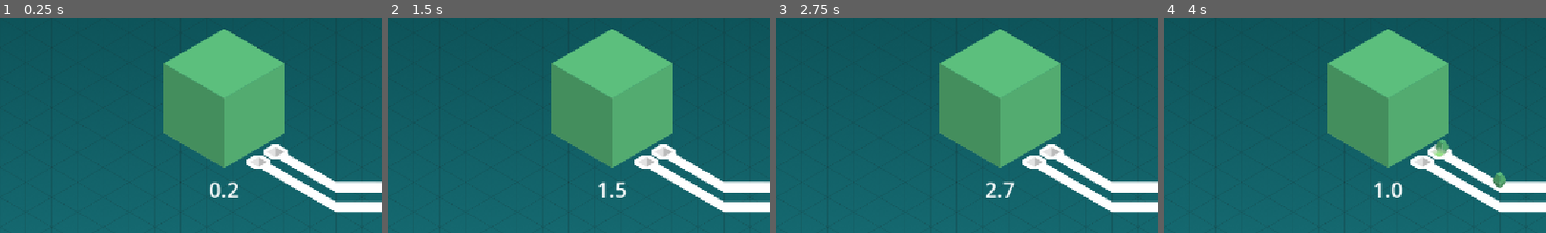
Above: before the commit, frames 1-4 (left to right).
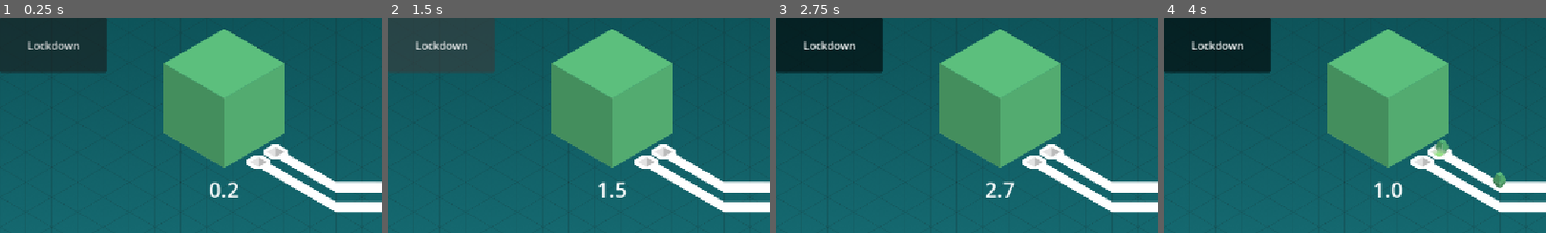
Above: after the commit, the same moments.

Repository: m14n-dev/brackeys2026
Game: Godot game, scene res://arena_2/arena_2.tscn
The game is run twice, just before and just after one commit, with the same random seed, the same clock (stepped at 60 frames per second) and the same inputs. This scene is started directly instead of the project's main scene.
Inputs (mouse positions are % of the whole screen's width and height, from its top left):
- Up to frame 1 (0.25 s): no input
- Up to frame 2 (1.5 s): click (7, 6) at 0.5 s, where only the run after the commit has a clickable "Lockdown"; click (7, 6) at 1.25 s, where only the run after the commit has a clickable "Lockdown"
- Up to frame 3 (2.75 s): click (7, 6) at 2 s, where only the run after the commit has a clickable "Lockdown"
- Up to frame 4 (4 s): move the mouse to (36, 31) at 2.77 s; click (36, 31) at 2.92 s; move the mouse to (68, 31) at 3.52 s; click (68, 31) at 3.67 s
The pictures show only the part of the screen within x 0-50%, y 0-50%; the shares and areas given below are measured in that part.

The runs differ from the first frame. In frame 1, 7.2% of the frame differs, in the area x 0-28%, y 0-26%; in frame 2, 6.8%; in frame 3, 7.2%; in frame 4, 7.2%.

Commit message:
Basic power functionality
Added a parent class for power buttons, as well as a basic example of the lockdown power

Diff:
--- a/trust-no-one/arena_2/arena_2.tscn
+++ b/trust-no-one/arena_2/arena_2.tscn
@@ -6,6 +6,7 @@
 [ext_resource type="Texture2D" uid="uid://cs0n45qvyq32h" path="res://arena_2/connection_1_to_2.png" id="4_agy5j"]
 [ext_resource type="Texture2D" uid="uid://cn6mb8s5tqrae" path="res://arena_2/connection_1_to_3.png" id="5_bmjv0"]
 [ext_resource type="Texture2D" uid="uid://bafxjfvvr7o2a" path="res://arena_2/connection_2_to_3.png" id="6_e3ww1"]
+[ext_resource type="PackedScene" uid="uid://dx27omxdqacou" path="res://special_powers/lockdown/lockdown_power.tscn" id="7_w4y6r"]
 
 [sub_resource type="Curve2D" id="Curve2D_agy5j"]
 _data = {
@@ -59,7 +60,6 @@
 position = Vector2(857, 121)
 growth = 1.5
 color = Color(0.39, 1, 0.9491666, 1)
-player_owned = false
 
 [node name="conn_1_to_3" parent="." unique_id=70217481 node_paths=PackedStringArray("point_a", "point_b") instance=ExtResource("3_gmqf0")]
 point_a = NodePath("../server1")
@@ -103,7 +103,8 @@
 position = Vector2(857, 451)
 growth = 1.5
 color = Color(0.9595035, 0.8219891, 0.6009722, 1)
-player_owned = false
+
+[node name="BasePower" parent="." unique_id=1298012714 instance=ExtResource("7_w4y6r")]
 
 [editable path="conn_1_to_2"]
 [editable path="conn_1_to_3"]
--- a/trust-no-one/project.godot
+++ b/trust-no-one/project.godot
@@ -15,6 +15,10 @@
 config/features=PackedStringArray("4.7", "GL Compatibility")
 run/max_fps=300
 config/icon="res://icon.svg"
+
+[autoload]
+
+SignalBus="*uid://cy4gmy70qjnwb"
 
 [display]
 
--- a/trust-no-one/server/Server.gd
+++ b/trust-no-one/server/Server.gd
@@ -18,14 +18,16 @@
 @export var player_owned: bool = false
 
 var ports: Array[Port] = []
+@export var click_area: Area2D
 
 var lockdown: bool = false # Powers can lock down servers, preventing them from sending/receiving packages
+var lockdown_duration: float = 0
 var production_pause: bool = false # Powers can stop production temporarily
 var production_increase: bool = false # Powers can boost production temporarily
 
 # Called when the node enters the scene tree for the first time.
 func _ready():
-	pass
+	click_area.input_event.connect(click_input_event)
 
 # Called every frame. 'delta' is the elapsed time since the previous frame.
 func _process(delta):
@@ -35,6 +37,11 @@
 	if !production_pause:
 		var production_multiplier: float = 2 if production_increase else 1
 		power += growth * production_multiplier * delta
+
+	if(lockdown):
+		lockdown_duration -= delta
+		if(lockdown_duration <= 0):
+			lockdown = false
 
 func add_port(port: Port):
 	self.ports.append(port)
@@ -50,3 +57,9 @@
 			self.player_owned = package.player_owned
 			for port in self.ports:
 				port.online = false
+
+func click_input_event(viewport, event, shape_idx):
+	if event is InputEventMouseButton:
+		event = event as InputEventMouseButton
+		if event.button_index == MOUSE_BUTTON_LEFT and event.pressed:
+			SignalBus.server_clicked.emit(self)
--- a/trust-no-one/server/server.tscn
+++ b/trust-no-one/server/server.tscn
@@ -3,10 +3,13 @@
 [ext_resource type="Script" uid="uid://d2yrkep0baped" path="res://server/Server.gd" id="1_0wvpq"]
 [ext_resource type="Texture2D" uid="uid://bi6u3ke4g3li6" path="res://server/sprite.png" id="2_u3pyk"]
 
-[node name="Node2D" type="Node2D" unique_id=1404967565]
+[sub_resource type="CircleShape2D" id="CircleShape2D_0wvpq"]
+radius = 107.0
+
+[node name="Node2D" type="Node2D" unique_id=1404967565 node_paths=PackedStringArray("click_area")]
 script = ExtResource("1_0wvpq")
 growth = 1.0
-player_owned = null
+click_area = NodePath("Area2D")
 
 [node name="Sprite" type="Sprite2D" parent="." unique_id=421985702]
 texture = ExtResource("2_u3pyk")
@@ -20,3 +23,8 @@
 text = "0"
 horizontal_alignment = 1
 vertical_alignment = 1
+
+[node name="Area2D" type="Area2D" parent="." unique_id=1368191814]
+
+[node name="CollisionShape2D" type="CollisionShape2D" parent="Area2D" unique_id=834695774]
+shape = SubResource("CircleShape2D_0wvpq")
--- /dev/null
+++ b/trust-no-one/special_powers/base_power.gd
@@ -0,0 +1,32 @@
+class_name BasePower
+extends Node2D
+
+@export var button: Button
+
+var currently_selected: bool = false;
+
+# Called when the node enters the scene tree for the first time.
+func _ready() -> void:
+	button.pressed.connect(on_this_button_pressed)
+	SignalBus.button_pressed.connect(on_any_button_pressed)
+
+func on_this_button_pressed():
+	SignalBus.button_pressed.emit(self)
+
+	if(!currently_selected):
+		select()
+	else:
+		unselect()
+
+func on_any_button_pressed(source):
+	if(source != self && currently_selected):
+		unselect()
+
+func select():
+	currently_selected = true
+	#TODO: animation and such feedback stuff
+
+func unselect():
+	currently_selected = false
+	button.button_pressed = false;
+	#TODO: animation and such feedback stuff
--- /dev/null
+++ b/trust-no-one/special_powers/base_power.tscn
@@ -0,0 +1,9 @@
+[gd_scene format=3 uid="uid://3eoc1tuth378"]
+
+[node name="BasePower" type="Node2D" unique_id=1298012714]
+
+[node name="Button" type="Button" parent="." unique_id=410051357]
+offset_right = 8.0
+offset_bottom = 8.0
+toggle_mode = true
+text = "Power"
--- /dev/null
+++ b/trust-no-one/special_powers/lockdown/lockdown_power.gd
@@ -0,0 +1,14 @@
+extends BasePower
+
+@export var duration: float = 5
+
+# Called when the node enters the scene tree for the first time.
+func _ready() -> void:
+	super()
+	SignalBus.server_clicked.connect(on_server_clicked)
+
+func on_server_clicked(source: Server):
+	if(currently_selected):
+		source.lockdown = true
+		source.lockdown_duration = duration
+		unselect()
--- /dev/null
+++ b/trust-no-one/special_powers/lockdown/lockdown_power.tscn
@@ -0,0 +1,13 @@
+[gd_scene format=3 uid="uid://dx27omxdqacou"]
+
+[ext_resource type="PackedScene" uid="uid://3eoc1tuth378" path="res://special_powers/base_power.tscn" id="1_7bmbd"]
+[ext_resource type="Script" uid="uid://dcxgh5h7gu287" path="res://special_powers/lockdown/lockdown_power.gd" id="2_tw6bb"]
+
+[node name="BasePower" unique_id=1298012714 node_paths=PackedStringArray("button") instance=ExtResource("1_7bmbd")]
+script = ExtResource("2_tw6bb")
+button = NodePath("Button")
+
+[node name="Button" parent="." index="0" unique_id=410051357]
+offset_right = 161.0
+offset_bottom = 82.0
+text = "Lockdown"
--- /dev/null
+++ b/trust-no-one/utilities/signal_bus.gd
@@ -0,0 +1,4 @@
+extends Node
+
+signal button_pressed(source: Node2D)
+signal server_clicked(source: Server)
Not shown, added: trust-no-one/special_powers/base_power.gd.uid
Not shown, added: trust-no-one/special_powers/lockdown/lockdown_power.gd.uid
Not shown, added: trust-no-one/utilities/signal_bus.gd.uid
